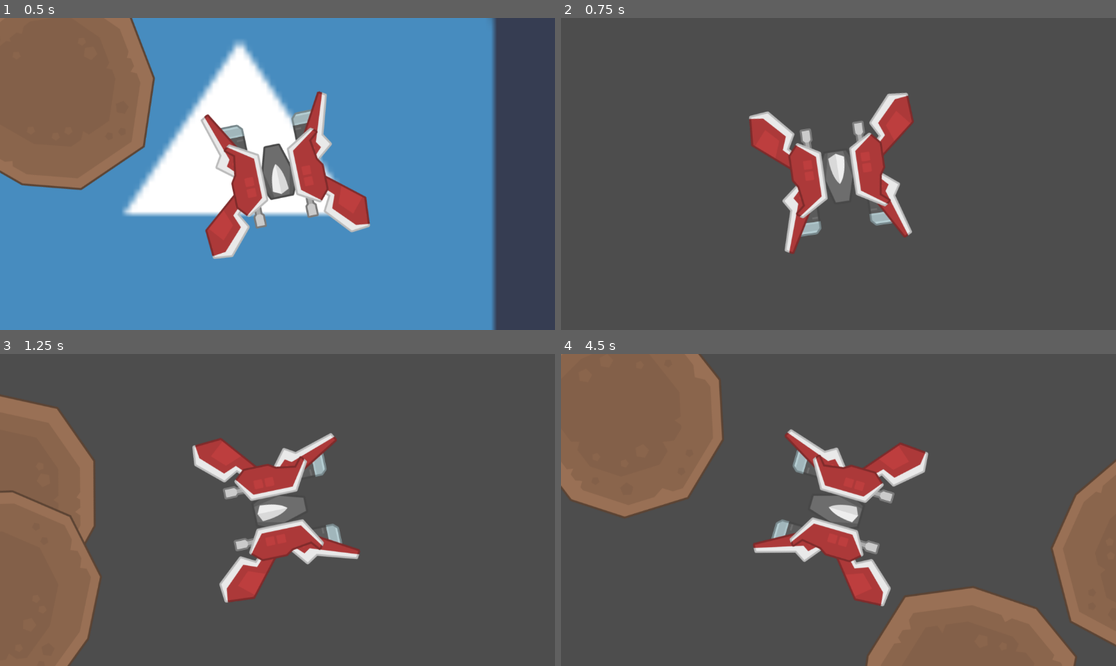
Above: before the commit, frames 1-4 (two rows, left to right).
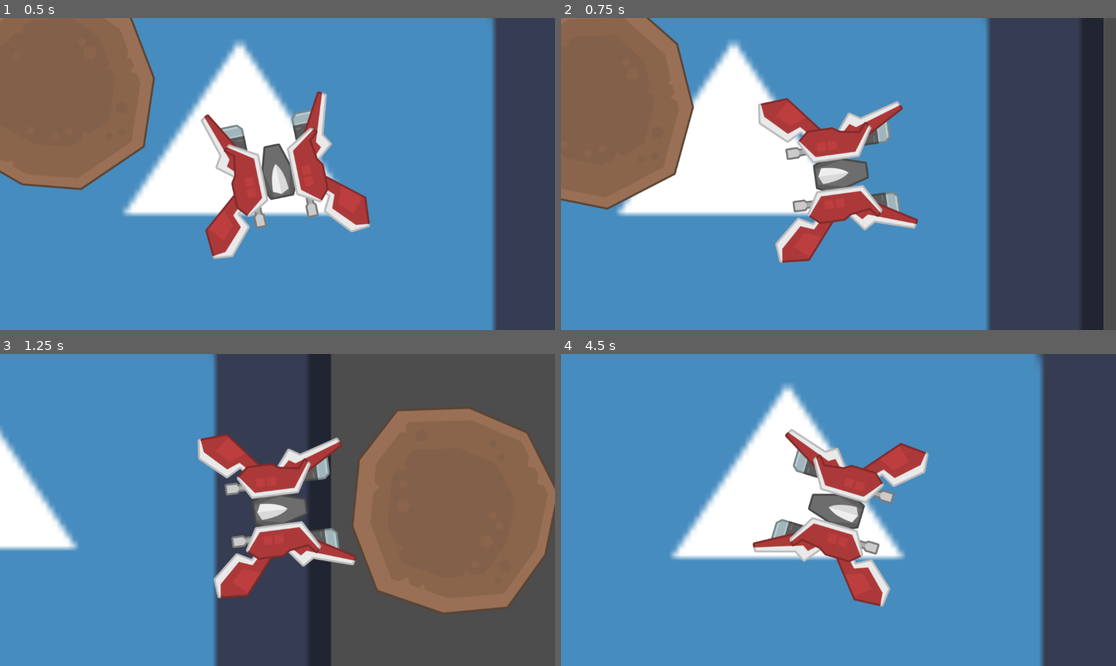
Above: after the commit, the same moments.

Repository: oskogstad/Pentasteroids2
Game: Godot game, scene res://main.tscn
The game is run twice, just before and just after one commit, with the same random seed, the same clock (stepped at 60 frames per second) and the same inputs. The engine's default icon, where the game draws it, is replaced by a stand-in: a white triangle on a blue panel in a dark square.
Inputs (mouse positions are in pixels of both pictures, inside the frame that each line leads up to):
- Up to frame 1 (0.5 s): no input
- Up to frame 2 (0.75 s): move the mouse to (960, 158) at 0.52 s; hold D (move_right) from 0.53 s (still down); hold 0 from 0.53 s (still down)
- Up to frame 3 (1.25 s): keep holding D (move_right); keep holding 0
- Up to frame 4 (4.5 s): move the mouse to (727, 525) at 1.27 s; release D (move_right) at 1.28 s; release 0 at 1.28 s; hold S (move_backward) 1.28-2.03 s; tap 0 at 1.35, 2.85, 4.35 s; move the mouse to (894, 441) at 2.02 s; hold D (move_right) 2.03-2.78 s; hold 0 2.03-2.78 s; move the mouse to (810, 572) at 2.77 s; hold W (move_forward) 2.78-3.53 s; move the mouse to (1005, 556) at 3.52 s; hold 0 3.53-4.28 s; hold A (move_left) from 3.53 s (still down); move the mouse to (672, 463) at 4.27 s

Frame 1 is identical in both runs. In frame 2, 81% of the frame differs, in the area x 0-98%, y 0-100%; in frame 3, 65%; in frame 4, 86%, in the area x 0-100%, y 0-100%.

Commit message:
Remove position reset hotkey

Diff:
--- a/scripts/meteor.gd
+++ b/scripts/meteor.gd
@@ -41,6 +41,3 @@
 	velocity = global_position.direction_to(camPos) * MAX_SPEED
 	move_and_slide()
 	rotation_degrees += spinDegrees
-
-	if (Input.is_key_pressed(KEY_0)):
-		set_random_position()
